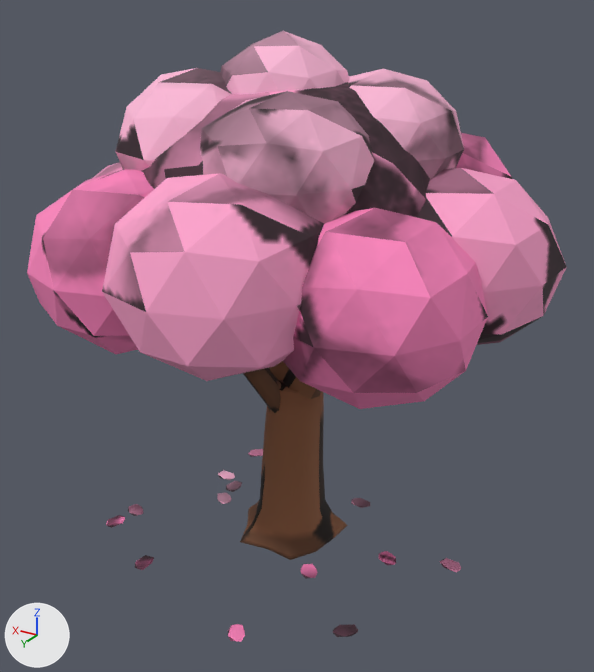
One commit to the glTF model client/public/models/tree_blossom.glb: the scene before it, then after it.
Rendered twice from a 50 mm camera at (-2.9, 4.76, 4.06) aimed at (-0.08, 0.06, 1.71). The axes (+X, +Y, +Z) are drawn at lower left. The lights are the same throughout. The older version comes first. Vertices at exactly the same position are counted once.

Script lines for the objects in view, before the commit:
```python
me_tree_blossom = bpy.data.meshes.new('tree_blossom')
me_tree_blossom.from_pydata(...)  # 990 vertices, 1642 faces; spans x -1.81..1.77, y -1.74..1.76, z -0.01..3.78
# faces by material slot: [408, 558, 347, 329]
me_tree_blossom.materials.append(mat_trunk)
me_tree_blossom.materials.append(mat_blossom)
me_tree_blossom.materials.append(mat_blossomdeep)
me_tree_blossom.materials.append(mat_blossomlight)
ob_tree_blossom = bpy.data.objects.new('tree_blossom', me_tree_blossom)
ob_tree_blossom.location = (0.0, 0.0, 0.0)
```
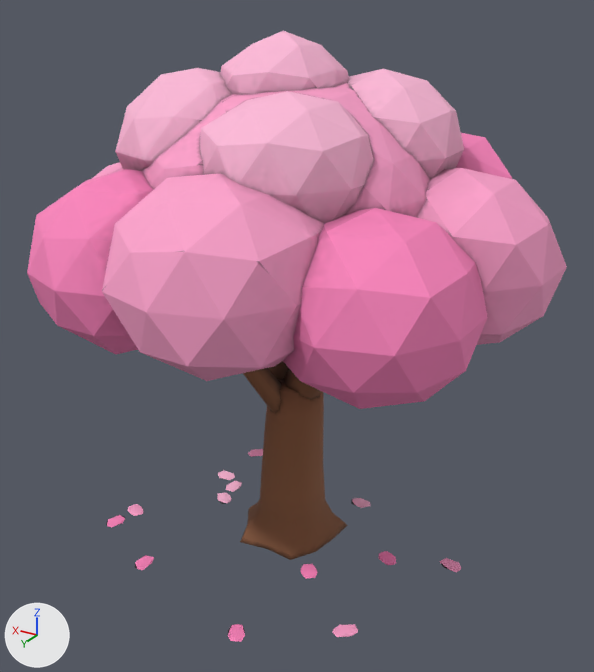
Boxes [x1, y1, x2, y2] around the edits, measured in the pictures (594 x 672 px):
part 1 of me_tree_blossom, surface changed (lighter)
    both: [28, 31, 567, 642]

Patch to the scene script:
```diff
--- a/client/public/models/tree_blossom.glb.py
+++ b/client/public/models/tree_blossom.glb.py
@@ me_tree_blossom @@
 # used by ob_tree_blossom; location = (0.0, 0.0, 0.0)
-me_tree_blossom.from_pydata(...)  # 990 vertices, 1642 faces; spans x -1.81..1.77, y -1.74..1.76, z -0.01..3.78
+me_tree_blossom.from_pydata(...)  # 994 vertices, 1650 faces; spans x -1.81..1.77, y -1.74..1.76, z -0.01..3.78
+# me_tree_blossom part 1: 1642 kept faces spanning x -1.81..1.77, y -1.74..1.76, z -0.01..3.78 get new texture (UV) coordinates
+# edits to the shape of me_tree_blossom do not show in these pictures
 me_tree_blossom.materials.append(mat_trunk)
```
